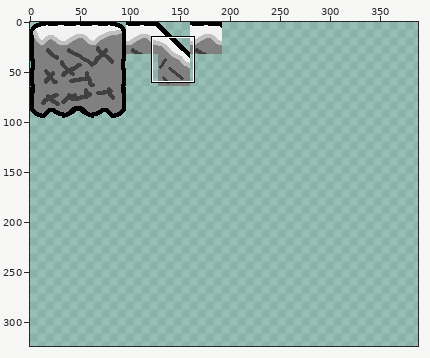
File history of a sprite sheet, DurangoSimulator.gmx/background/images/bg_snowtileset.png. Above, an overview of the earlier version with the close-up marked.
Close-up. Before the edit:
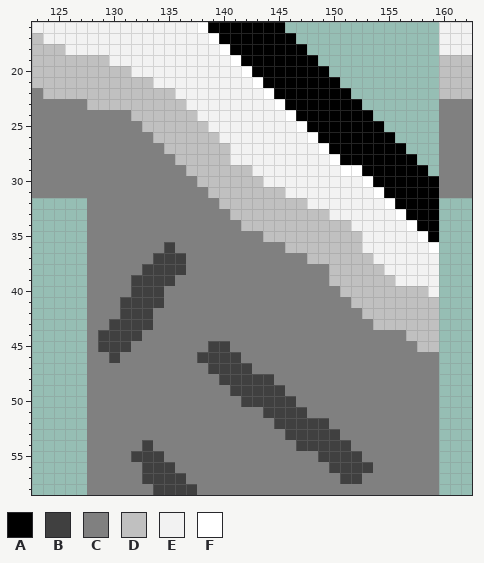
The file is 512x512 pixels. Shown: x 123..162, y 16..58. The wide view leaves out empty margins. The commit also changed other parts of the picture, which this record leaves out.
Palette (. is transparent): A #000000  B #404040  C #808080  D #c0c0c0  E #f2f2f2  F #ffffff
Pixels before, first column x 123:
16 EEEEEEEEEEEEEEEFAAAAAAA..............EEE
17 DEEEEEEEEEEEEEEEFAAAAAAA.............EEE
18 DDDEEEEEEEEEEEEEEFAAAAAAA............EEE
19 DDDDDDDEEEEEEEEEEEFAAAAAAA...........DDD
20 DDDDDDDDDEEEEEEEEEEFAAAAAAA..........DDD
21 DDDDDDDDDDDEEEEEEEEEFAAAAAAA.........DDD
22 CDDDDDDDDDDDDEEEEEEEEFAAAAAAA........DDD
23 CCCCCDDDDDDDDDEEEEEEEEFAAAAAAA.......CCC
24 CCCCCCCCCDDDDDDEEEEEEEEFAAAAAAA......CCC
25 CCCCCCCCCCDDDDDDEEEEEEEEFAAAAAAA.....CCC
26 CCCCCCCCCCCDDDDDDEEEEEEEEFAAAAAAA....CCC
27 CCCCCCCCCCCCDDDDDDEEEEEEEEFAAAAAAA...CCC
28 CCCCCCCCCCCCCDDDDDEEEEEEEEEFAAAAAAA..CCC
29 CCCCCCCCCCCCCCDDDDDDEEEEEEEEFFAAAAAA.CCC
30 CCCCCCCCCCCCCCCDDDDDDEEEEEEEEEFAAAAAACCC
31 CCCCCCCCCCCCCCCCDDDDDDDEEEEEEEEFAAAAACCC
32 .....CCCCCCCCCCCCDDDDDDDDEEEEEEEFAAAA...
33 .....CCCCCCCCCCCCCDDDDDDDDDEEEEEEFAAA...
34 .....CCCCCCCCCCCCCCDDDDDDDDDDEEEEEFAA...
35 .....CCCCCCCCCCCCCCCCDDDDDDDDDEEEEEFA...
36 .....CCCCCCCBCCCCCCCCCCDDDDDDDEEEEEEF...
37 .....CCCCCCBBBCCCCCCCCCCCDDDDDDEEEEEE...
38 .....CCCCCBBBBCCCCCCCCCCCCCDDDDDEEEEE...
39 .....CCCCBBBBCCCCCCCCCCCCCCDDDDDDEEEE...
40 .....CCCCBBBCCCCCCCCCCCCCCCCDDDDDDDDE...
41 .....CCCBBBBCCCCCCCCCCCCCCCCCDDDDDDDD...
42 .....CCCBBBCCCCCCCCCCCCCCCCCCCDDDDDDD...
43 .....CCBBBBCCCCCCCCCCCCCCCCCCCCDDDDDD...
44 .....CBBBBCCCCCCCCCCCCCCCCCCCCCCCCDDD...
45 .....CBBBCCCCCCCBBCCCCCCCCCCCCCCCCCDD...
46 .....CCBCCCCCCCBBBBCCCCCCCCCCCCCCCCCC...
47 .....CCCCCCCCCCCBBBBCCCCCCCCCCCCCCCCC...
48 .....CCCCCCCCCCCCBBBBBCCCCCCCCCCCCCCC...
49 .....CCCCCCCCCCCCCBBBBBCCCCCCCCCCCCCC...
50 .....CCCCCCCCCCCCCCBBBBBCCCCCCCCCCCCC...
51 .....CCCCCCCCCCCCCCCCBBBBCCCCCCCCCCCC...
52 .....CCCCCCCCCCCCCCCCCBBBBBCCCCCCCCCC...
53 .....CCCCCCCCCCCCCCCCCCBBBBBCCCCCCCCC...
54 .....CCCCCBCCCCCCCCCCCCCBBBBBCCCCCCCC...
55 .....CCCCBBBCCCCCCCCCCCCCCBBBBCCCCCCC...
56 .....CCCCCBBBCCCCCCCCCCCCCCBBBBCCCCCC...
57 .....CCCCCBBBBCCCCCCCCCCCCCCBBCCCCCCC...
58 .....CCCCCCBBBBCCCCCCCCCCCCCCCCCCCCCC...
Now the later version:
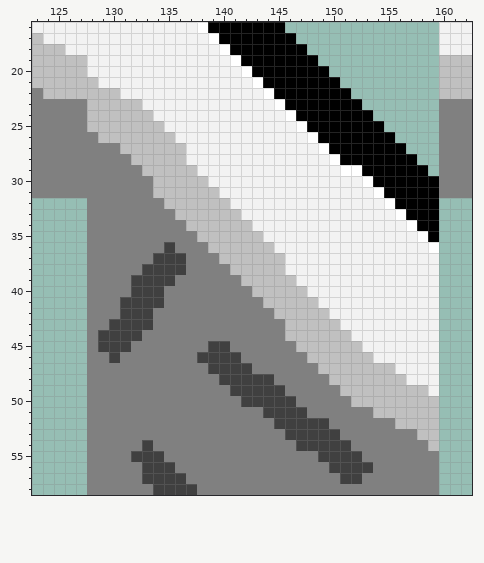
Difference:
The author changed colour C to colour D in row 24 at x 128 to 131; in row 25 at x 128 to 132; in row 26 at x 129 to 133; in row 27 at x 131 to 134; in row 28 at x 132 to 135; in row 29 at x 133 to 136.
The author changed colour C to colour D in row 30 at x 134 to 137; in row 31 at x 134 to 138; in row 32 at x 135 to 139; in row 33 at x 136 to 140; in row 34 at x 137 to 141; in row 35 at x 138 to 143.
The author changed colour C to colour D in row 36 at x 139 to 144; in row 37 at x 140 to 145; in row 38 at x 141 to 145; in row 39 at x 142 to 146; in row 40 at x 143 to 147; in row 41 at x 144 to 148.
The author changed colour C to colour D in row 42 at x 145 to 149; in row 43 at x 146 to 150; in row 44 at x 146 to 151; in row 45 at x 147 to 152; in row 46 at x 148 to 153; in row 47 at x 149 to 155.
The author changed colour C to colour D in row 48 at x 150 to 156; in row 49 at x 151 to 158; in row 50 at x 152 to 159; in row 51 at x 154 to 159; in row 52 at x 156 to 159; in row 53 at x 158 to 159.
The author changed colour C to colour D in row 54 at x 159.
The author changed colour C to colour E in row 36 at x 145; in row 37 at x 146 to 147; in row 38 at x 146 to 149; in row 39 at x 147 to 149; in row 40 at x 148 to 150; in row 41 at x 149 to 151.
The author changed colour C to colour E in row 42 at x 150 to 152; in row 43 at x 151 to 153; in row 44 at x 152 to 156; in row 45 at x 153 to 157; in row 46 at x 154 to 159; in row 47 at x 156 to 159.
The author changed colour C to colour E in row 48 at x 157 to 159; in row 49 at x 159.
The author changed colour D to colour E in row 19 at x 128 to 129; in row 20 at x 128 to 131; in row 21 at x 129 to 133; in row 22 at x 131 to 135; in row 23 at x 133 to 136; in row 24 at x 134 to 137.
The author changed colour D to colour E in row 25 at x 135 to 138; in row 26 at x 136 to 139; in rows 27 to 28 at x 137 to 140; in row 29 at x 138 to 142; in row 30 at x 139 to 143; in row 31 at x 140 to 145.
The author changed colour D to colour E in row 32 at x 141 to 147; in row 33 at x 142 to 149; in row 34 at x 143 to 151; in row 35 at x 144 to 152; in row 36 at x 146 to 152; in row 37 at x 148 to 153.
The author changed colour D to colour E in row 38 at x 150 to 154; in row 39 at x 150 to 155; in row 40 at x 151 to 158; in row 41 at x 152 to 159; in row 42 at x 153 to 159; in row 43 at x 154 to 159.
The author changed colour D to colour E in row 44 at x 157 to 159; in row 45 at x 158 to 159.
